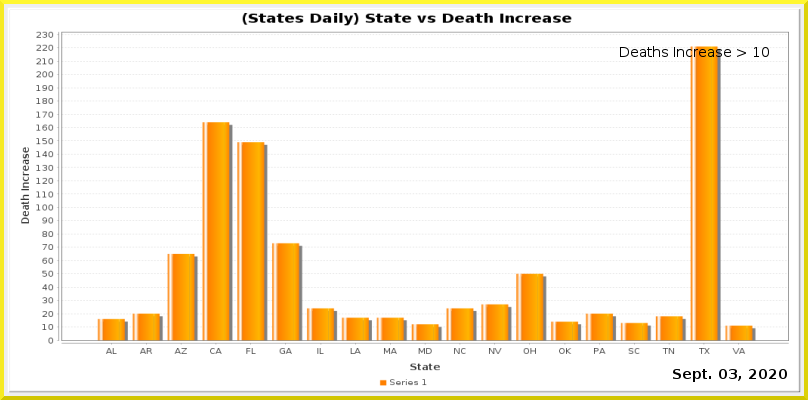
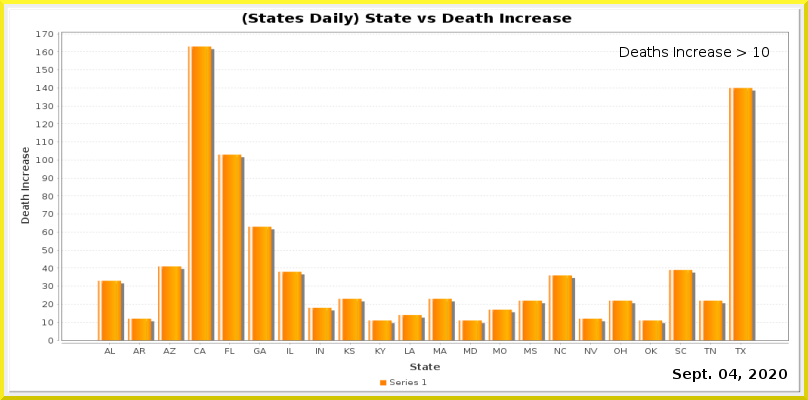
Before/after of a 808 x 400 layered artwork. What changed in the layer stack:
painted on "Current Date" over [left=729, top=369, right=737, bottom=379]
painted on "Date_vs_TestIncrease.png" over [left=36, top=31, right=789, bottom=354]
